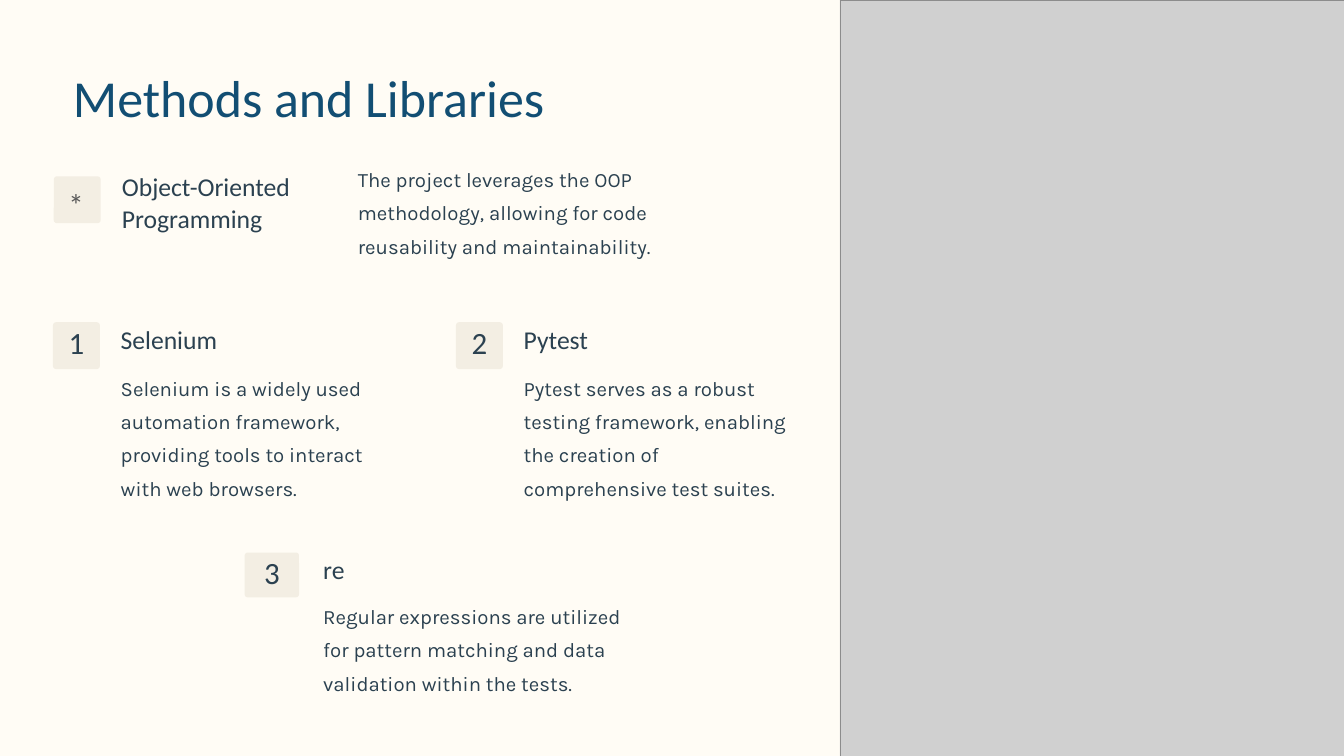
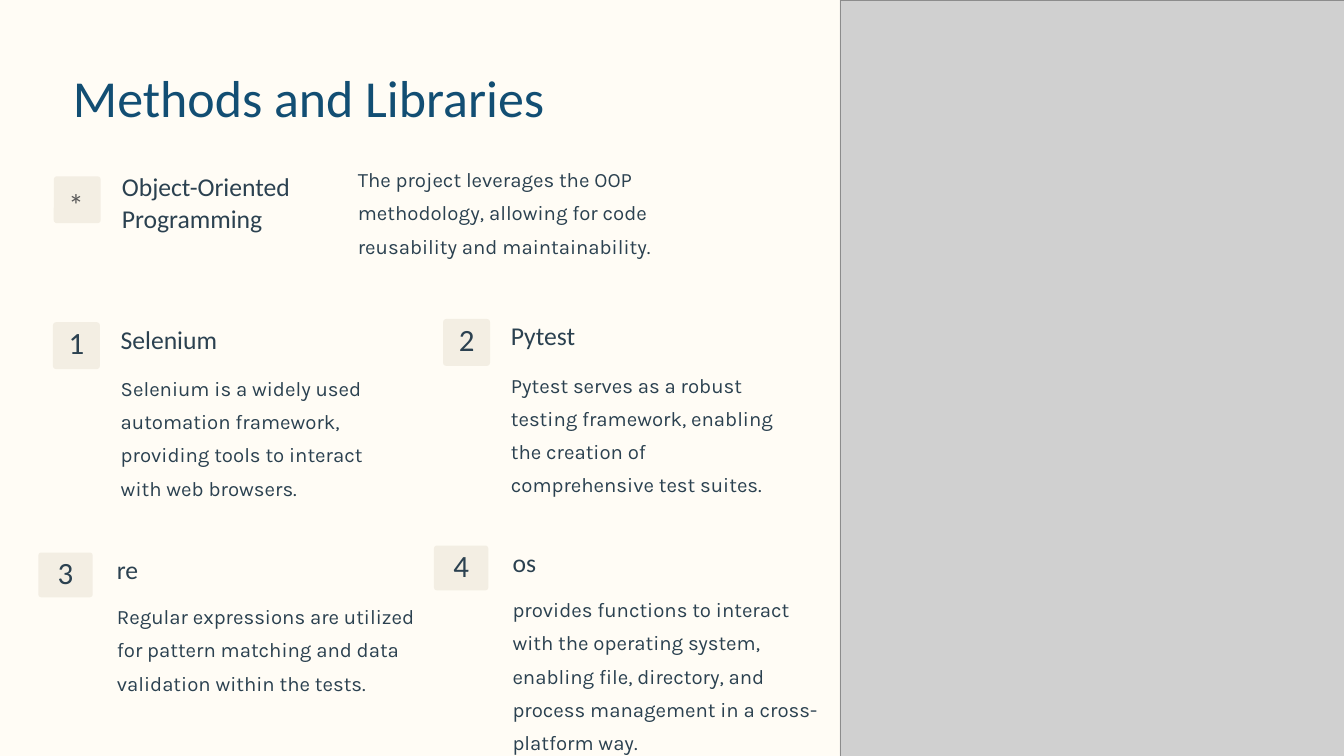
Before and after one commit to sabeel-el/QA_Automation_middle_project, a slide deck: slide 2 of QA-Automation-Middle-Project.pptx. Drawn at 1344x756 pixels with LibreOffice and Linux fonts; fonts in the diff are those of the drawing; grey boxes stand for pictures; background and template pictures are left out. Boxes give left, top, right and bottom in pixels: in the first picture for what was removed or moved away, otherwise in the second. Text is boxed around its words. In the diff, an @@ line names an element or a change of style, - is before the commit and + after.

Commit message:
updated and added a slide to the presentation

```diff
--- a/QA-Automation-Middle-Project.pptx
+++ b/QA-Automation-Middle-Project.pptx
@@ 3 texts, 1 rounded rectangle: place and size @@
-3 texts, 1 rounded rectangle at box(456, 323, 786, 501)
+3 texts, 1 rounded rectangle at box(444, 319, 773, 497)
@@ 3 texts, 1 rounded rectangle: place and size @@
-3 texts, 1 rounded rectangle at box(244, 553, 620, 692)
+3 texts, 1 rounded rectangle at box(39, 553, 414, 692)
@@ group added at box(434, 545, 818, 755): 3 texts, 1 rounded rectangle @@
+4
+os
+provides functions to interact with the operating system, enabling file, directory, and process management in a cross-platform way.
```
Also in this commit, not shown: 3 other slides changed, 3 slides added, 1 slide removed.
